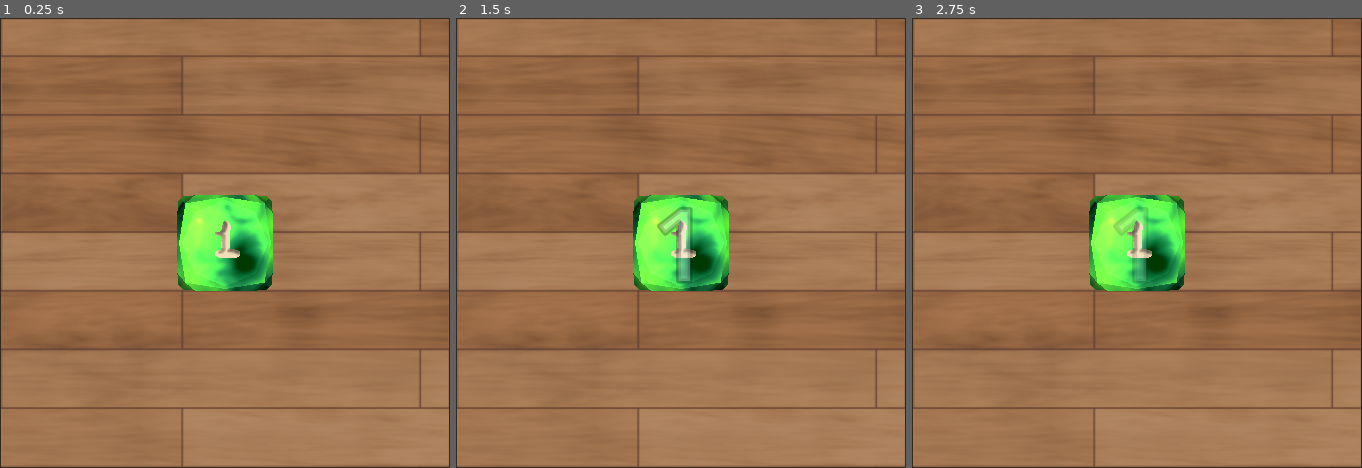
Above: before the commit, frames 1-3 (left to right).
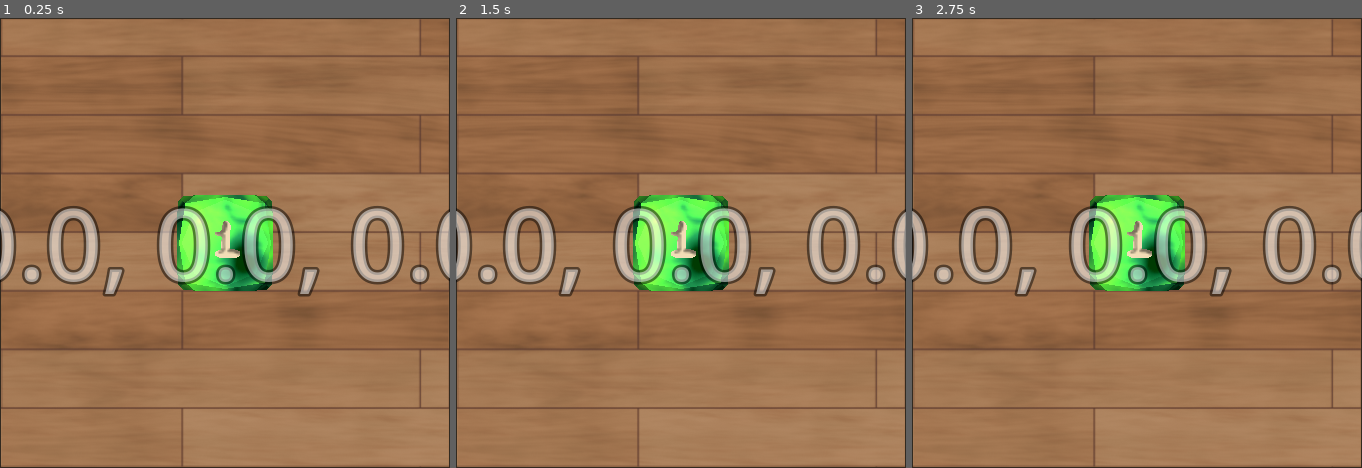
Above: after the commit, the same moments.

Repository: A31Nesta/OptiDice
Game: Godot game, scene res://scn/Dice2.tscn
Same seed, same stepped clock (60 frames per second), same inputs: the game is played once before the commit and once after it.
Inputs (mouse positions are in pixels of both pictures, inside the frame that each line leads up to):
- Up to frame 1 (0.25 s): no input
- Up to frame 2 (1.5 s): tap Enter at 0.5 s; move the mouse to (780, 220) at 0.52 s; click (780, 220) at 0.67 s; move the mouse to (591, 265) at 1.27 s; click (591, 265) at 1.42 s
- Up to frame 3 (2.75 s): tap Space at 2 s; move the mouse to (1182, 144) at 2.02 s; click (1182, 144) at 2.17 s

The runs differ from the first frame. In frame 1, 7.1% of the frame differs, in the area x 0-100%, y 41-62%; in frame 2, 7.6%; in frame 3, 7.4%.

Commit message:
move project to v4.4

Diff:
--- a/DiceObjects/coin.tscn
+++ b/DiceObjects/coin.tscn
@@ -8,7 +8,6 @@
 points = PackedVector3Array(0, -0.05, -1, -0.5, -0.05, -0.866092, 0, 0.05, -1, 0.5, -0.05, -0.866092, -0.5, 0.05, -0.86 …(372 unchanged characters)…
 
 [node name="C-RB" type="RigidBody3D"]
-transform = Transform3D(1, 0, 0, 0, 1, 0, 0, 0, 1, 0, 1, 0)
 gravity_scale = 4.0
 continuous_cd = true
 script = ExtResource("1_35evc")
--- a/project.godot
+++ b/project.godot
@@ -12,13 +12,20 @@
 
 config/name="OptiDice"
 run/main_scene="res://scn/Dice2.tscn"
-config/features=PackedStringArray("4.3", "GL Compatibility")
+config/features=PackedStringArray("4.4", "GL Compatibility")
 config/icon="res://icon.svg"
 
 [display]
 
 window/size/viewport_width=450
 window/size/viewport_height=450
+
+[input_devices]
+
+sensors/enable_accelerometer=true
+sensors/enable_gravity=true
+sensors/enable_gyroscope=true
+sensors/enable_magnetometer=true
 
 [physics]
 
--- a/scn/sceneController.gd
+++ b/scn/sceneController.gd
@@ -23,6 +23,12 @@
 	rotate = rotate.rotated(p_basis.x, p_gyro.x * p_delta)
 	rotate = rotate.rotated(p_basis.y, p_gyro.y * p_delta)
 	rotate = rotate.rotated(p_basis.z, p_gyro.z * p_delta)
+
+	var label = get_node("../CenterContainer/Label")
+	label.visible = true
+	label.modulate.a = 1
+	label.text = str(p_gyro);
+
 	return rotate * p_basis
 ## Returns the basis corrected for drift by our gravity vector.
 func drift_correction(p_basis: Basis, p_grav: Vector3) -> Basis:
@@ -34,6 +40,8 @@
 	if dot < 1.0:
 		# The cross between our two vectors gives us a vector perpendicular to our two vectors.
 		var axis := p_basis.y.cross(real_up).normalized()
+		if axis == Vector3(0, 0, 0):
+			return p_basis
 		var correction := Basis(axis, acos(dot))
 		p_basis = correction * p_basis
 	return p_basis
Not shown, changed: Dice/D10/D10.obj.import
Not shown, changed: Dice/D10/D100n.obj.import
Not shown, changed: Dice/D10/D10n.obj.import
Not shown, changed: Dice/D12/D12.obj.import
Not shown, changed: Dice/D12/D12n.obj.import
Not shown, changed: Dice/D20/D20.obj.import
Not shown, changed: Dice/D20/D20n.obj.import
Not shown, changed: Dice/D4/D4.obj.import
Not shown, changed: Dice/D4/D4n.obj.import
Not shown, changed: Dice/D6/D6.obj.import
Not shown, changed: Dice/D6/D6n.obj.import
Not shown, changed: Dice/D8/D8.obj.import
(and 32 more such lines)
